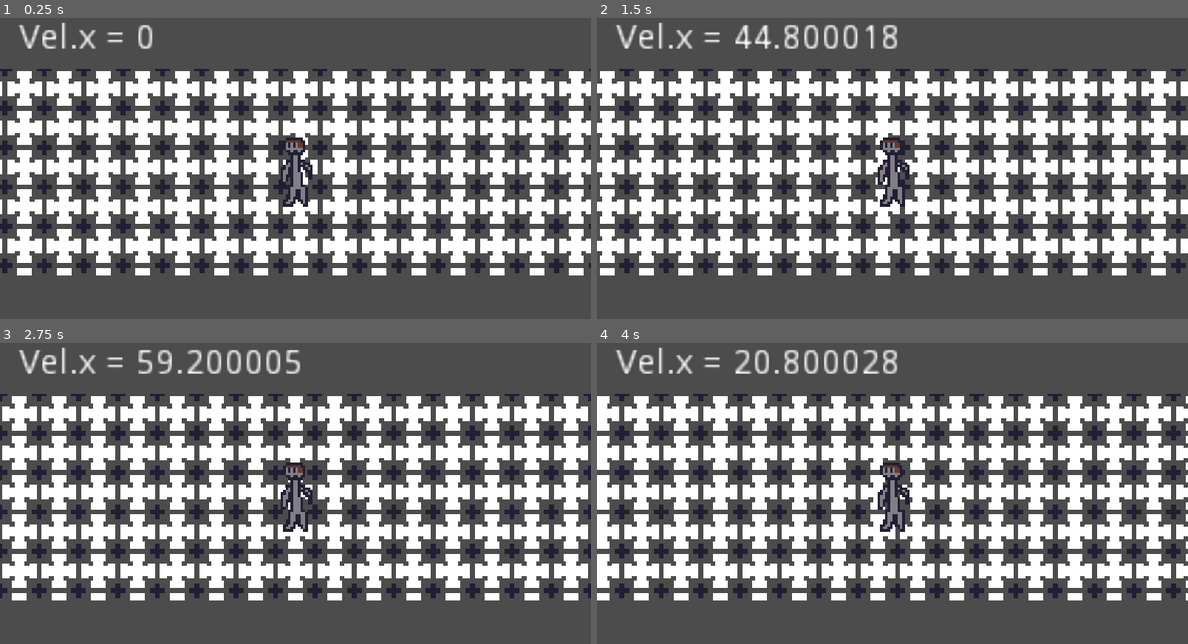
Above: before the commit, frames 1-4 (two rows, left to right).
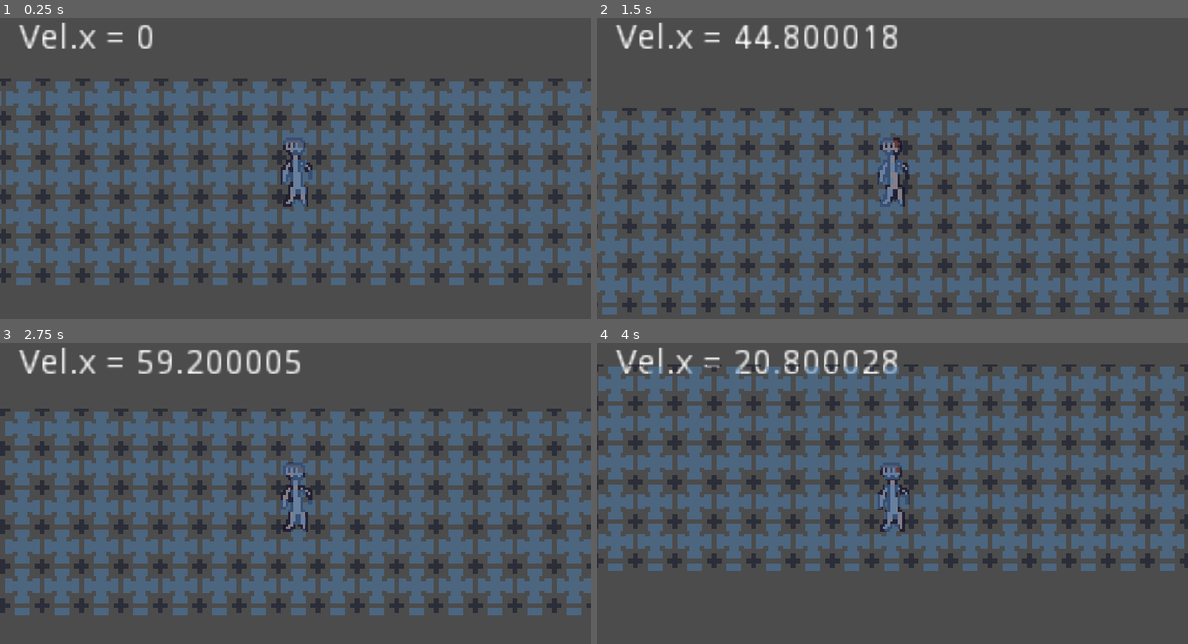
Above: after the commit, the same moments.

Repository: E3BB/Pinkbulls
Game: Godot game, scene res://Scenes/Part1/World/PartOne.tscn
The game is run twice, just before and just after one commit, with the same random seed, the same clock (stepped at 60 frames per second) and the same inputs. The project has no main scene, so this scene is started directly.
Inputs:
- Up to frame 1 (0.25 s): no input
- Up to frame 2 (1.5 s): hold D (Right) 0.53-1.28 s; hold A (Left) from 1.28 s (still down)
- Up to frame 3 (2.75 s): release A (Left) at 2.03 s; hold D (Right) from 2.03 s (still down)
- Up to frame 4 (4 s): release D (Right) at 3.53 s; hold A (Left) from 3.53 s (still down)

The runs differ from the first frame. In frame 1, 54% of the frame differs, in the area x 0-100%, y 16-89%; in frame 2, 47%; in frame 3, 54%; in frame 4, 58%, in the area x 0-100%, y 7-86%.

Commit message:
The Weird Shader Thingy Where It Moves In A Circle And I Can't Tell How Fast I'm Going

Diff:
--- a/Scenes/Part1/World/PartOne.tscn
+++ b/Scenes/Part1/World/PartOne.tscn
@@ -1,14 +1,10 @@
-[gd_scene load_steps=3 format=2]
+[gd_scene load_steps=4 format=2]
 
 [ext_resource path="res://Scenes/Part1/Player/Player.tscn" type="PackedScene" id=1]
 [ext_resource path="res://Scenes/Sprite-0001.png" type="Texture" id=2]
+[ext_resource path="res://new_shadermaterial.tres" type="Material" id=3]
 
 [node name="Node2D" type="Node2D"]
-
-[node name="Sprite" type="Sprite" parent="."]
-texture = ExtResource( 2 )
-region_enabled = true
-region_rect = Rect2( 0, 0, 844, 84 )
 
 [node name="Player" parent="." instance=ExtResource( 1 )]
 
@@ -21,3 +17,9 @@
 margin_top = -61.0
 margin_right = -106.0
 margin_bottom = -47.0
+
+[node name="Sprite" type="Sprite" parent="."]
+material = ExtResource( 3 )
+texture = ExtResource( 2 )
+region_enabled = true
+region_rect = Rect2( 0, 0, 844, 84 )
--- /dev/null
+++ b/new_shader.tres
@@ -0,0 +1,14 @@
+[gd_resource type="Shader" format=2]
+
+[resource]
+code = "shader_type canvas_item;
+
+void fragment() {
+	COLOR = texture(TEXTURE, UV);
+	COLOR *= vec4(0.3, 0.5, 0.7, 0.5);
+}
+
+void vertex() {
+  VERTEX += vec2(cos(TIME) * 16.0, sin(TIME) * 16.0);
+}
+"
--- /dev/null
+++ b/new_shadermaterial.tres
@@ -0,0 +1,6 @@
+[gd_resource type="ShaderMaterial" load_steps=2 format=2]
+
+[ext_resource path="res://new_shader.tres" type="Shader" id=1]
+
+[resource]
+shader = ExtResource( 1 )
--- a/project.godot
+++ b/project.godot
@@ -65,3 +65,8 @@
 [physics]
 
 common/enable_pause_aware_picking=true
+
+[rendering]
+
+quality/intended_usage/framebuffer_allocation=0
+quality/intended_usage/framebuffer_allocation.mobile=0
